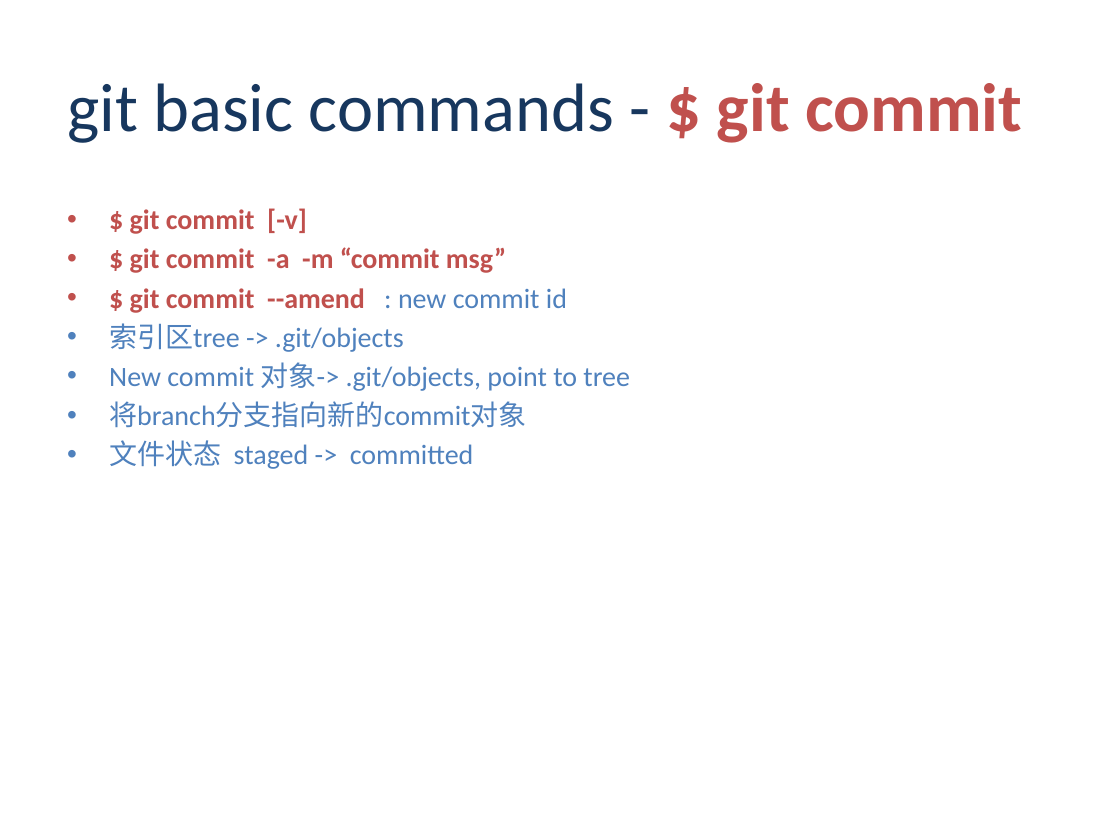
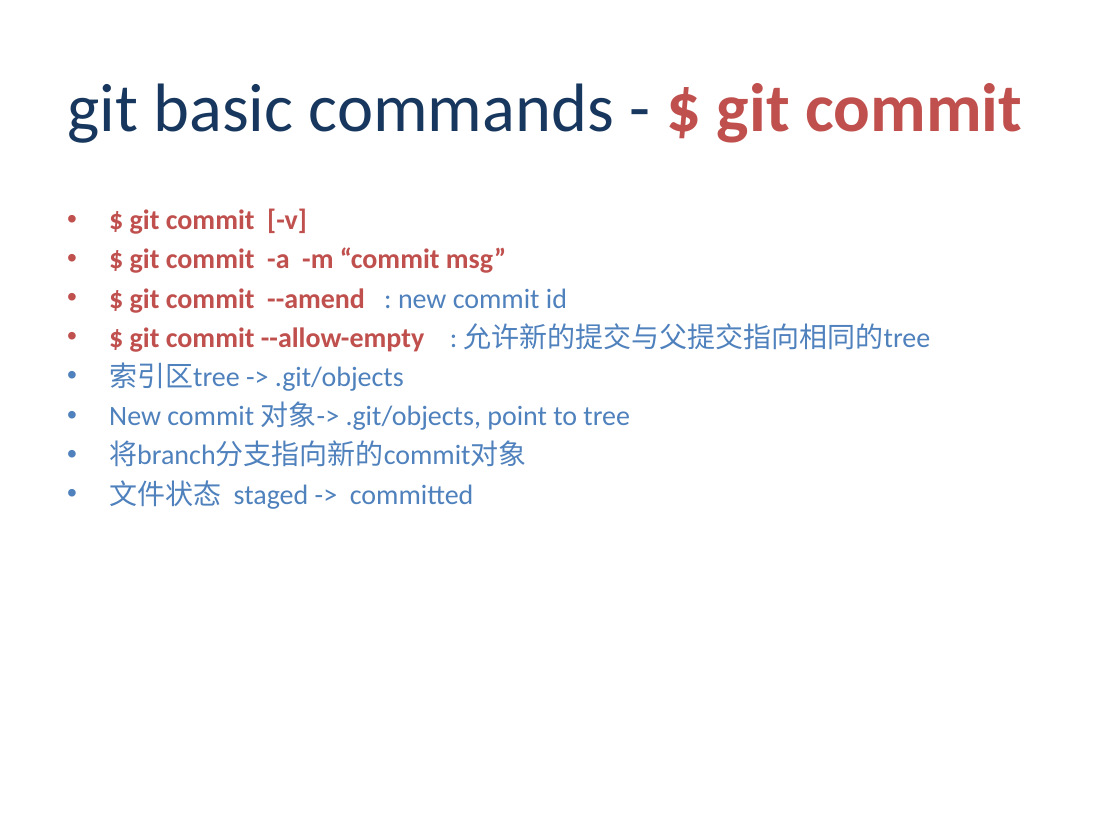
Before and after one commit to ayi0z/PGRN, a slide deck: slide 15 of ProGit.pptx. Drawn at 1120x840 pixels with LibreOffice and Linux fonts; fonts in the diff are those of the drawing; background and template pictures are left out. Boxes give left, top, right and bottom in pixels: in the first picture for what was removed or moved away, otherwise in the second. Text is boxed around its words. In the diff, an @@ line names an element or a change of style, - is before the commit and + after.

```diff
--- a/ProGit.pptx
+++ b/ProGit.pptx
@@ text at bbox=[130, 323, 931, 352]: paragraph added @@
+• $ git commit --allow-empty : 允许新的提交与父提交指向相同的tree
```
Also in this commit, not shown: 6 other slides changed, 13 slides added, 1 other file.
